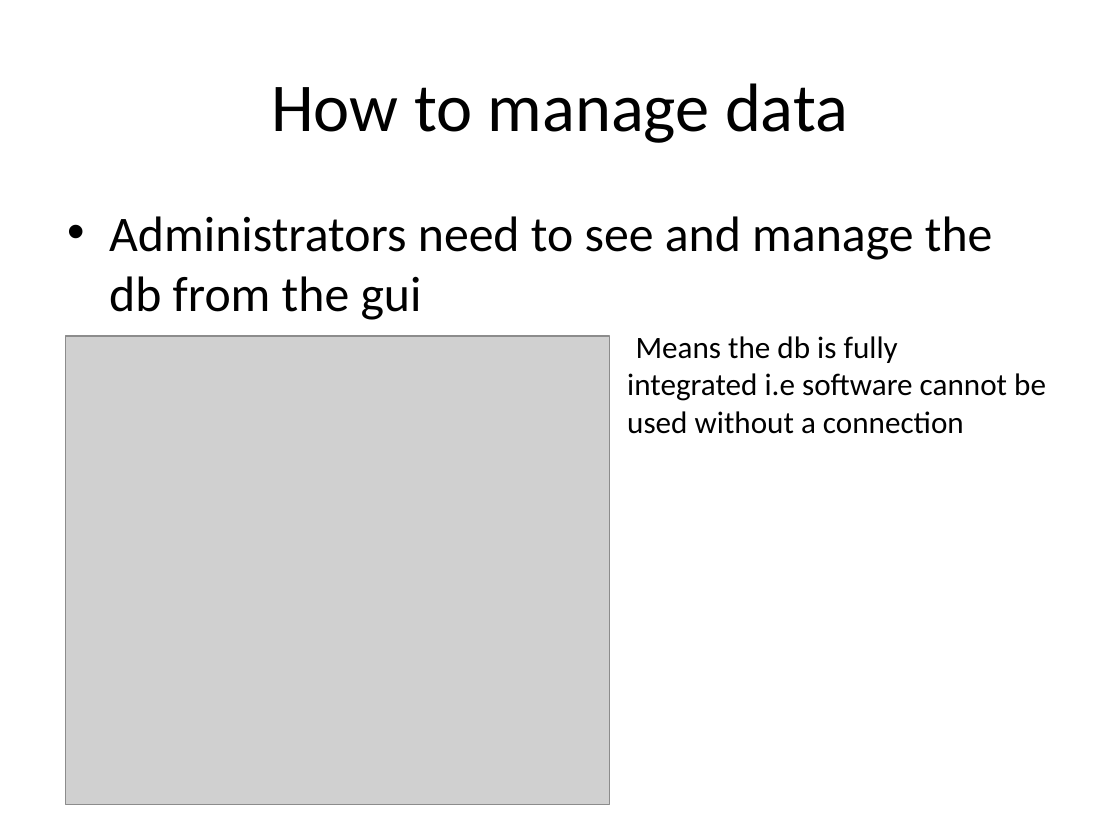
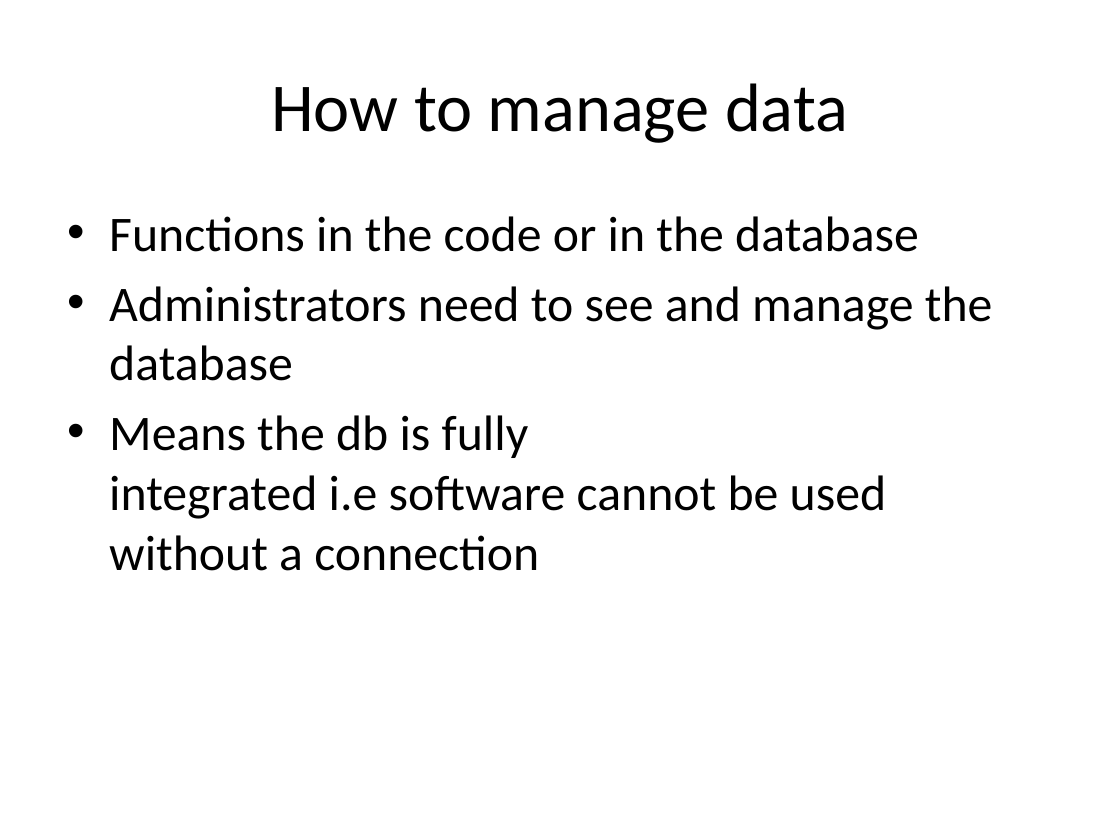
Before and after one commit to chetanadey77/irisrecognition09, a slide deck: slide 20 of Reports/Group_Presentation.pptx (slide 21 before the commit). Drawn at 1120x840 pixels with LibreOffice and Linux fonts; fonts in the diff are those of the drawing; grey boxes stand for pictures; background and template pictures are left out. Boxes give left, top, right and bottom in pixels: in the first picture for what was removed or moved away, otherwise in the second. Text is boxed around its words. In the diff, an @@ line names an element or a change of style, - is before the commit and + after.

```diff
--- a/Reports/Group_Presentation.pptx
+++ b/Reports/Group_Presentation.pptx
@@ text at (x1=109, y1=216, x2=993, y2=381): text changed @@
-• Administrators need to see and manage the db from the gui
+• Functions in the code or in the database
+• Administrators need to see and manage the database
@@ picture removed at (x1=65, y1=336, x2=609, y2=804) @@
@@ text at (x1=109, y1=415, x2=887, y2=571): size 20 to 32 pt in "Means the db is fully integrated i.e ..."; bullet » to •; list level 5 to 1 in "Means the db is fully ..." @@
```
Also in this commit, not shown: 10 other slides changed, 1 slide removed, 1 other file.
